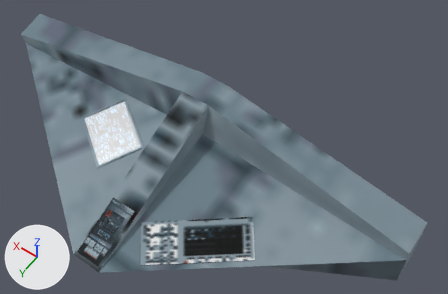
What one commit did to the FBX model Assets/Objects/$TexturedAssets/419.635/BridgeComputer/BridgeComputer.fbx.
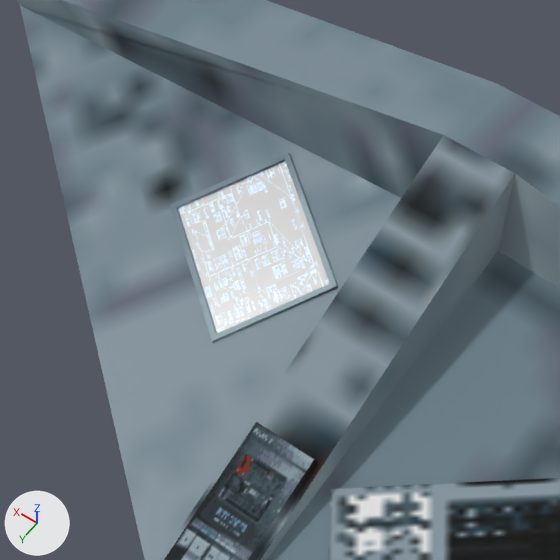
There are two pictures of each version: one whole from a camera (50 mm lens) standing at (-41.16, -49.54, 6.89) and looking at (-38.6, -53.14, 1.24), one close up on the part from 4% to 50% of the width and 14% to 85% of the height. Arrows for +X, +Y and +Z are at lower left; the lights stay in place. The older version's two pictures come first. Where no turn or scale is listed for an object, it has been applied to the vertices.

In view in the first close-up: 'Console'.
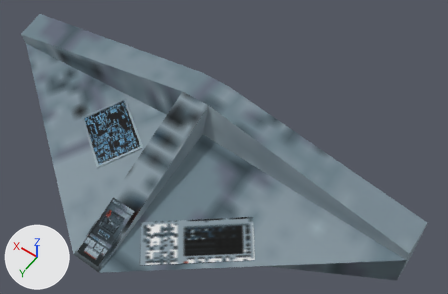
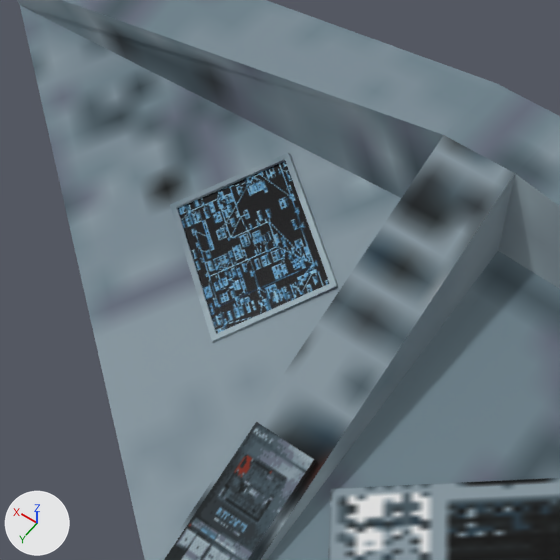
Where the newer file only moved an object's origin or applied its transform, the numbers keep the older frame.

What differs and where, as boxes (x1, y1, x2, y2) in the close-ups (560 x 560 px):
'Console', recoloured (darker): (175, 158, 332, 336) in both

The change, as a list of edits to the scene's bpy script:
```text
Change mat_screen3:
    where n0 = _N.new('ShaderNodeBsdfPrincipled'); n0.name = 'Principled BSDF'
    remove n0.inputs[28].default_value = 0.7  # 'Emission Strength'
    where n2 = _N.new('ShaderNodeTexImage'); n2.name = 'Image Texture'
    remove _L.new(n2.outputs[0], n0.inputs[27])  # 'Color' to 'Emission Color'
    add _L.new(n2.outputs[0], n0.inputs[0])  # 'Color' to 'Base Color'
    add _L.new(n2.outputs[1], n0.inputs[4])  # 'Alpha' to 'Alpha'
```
